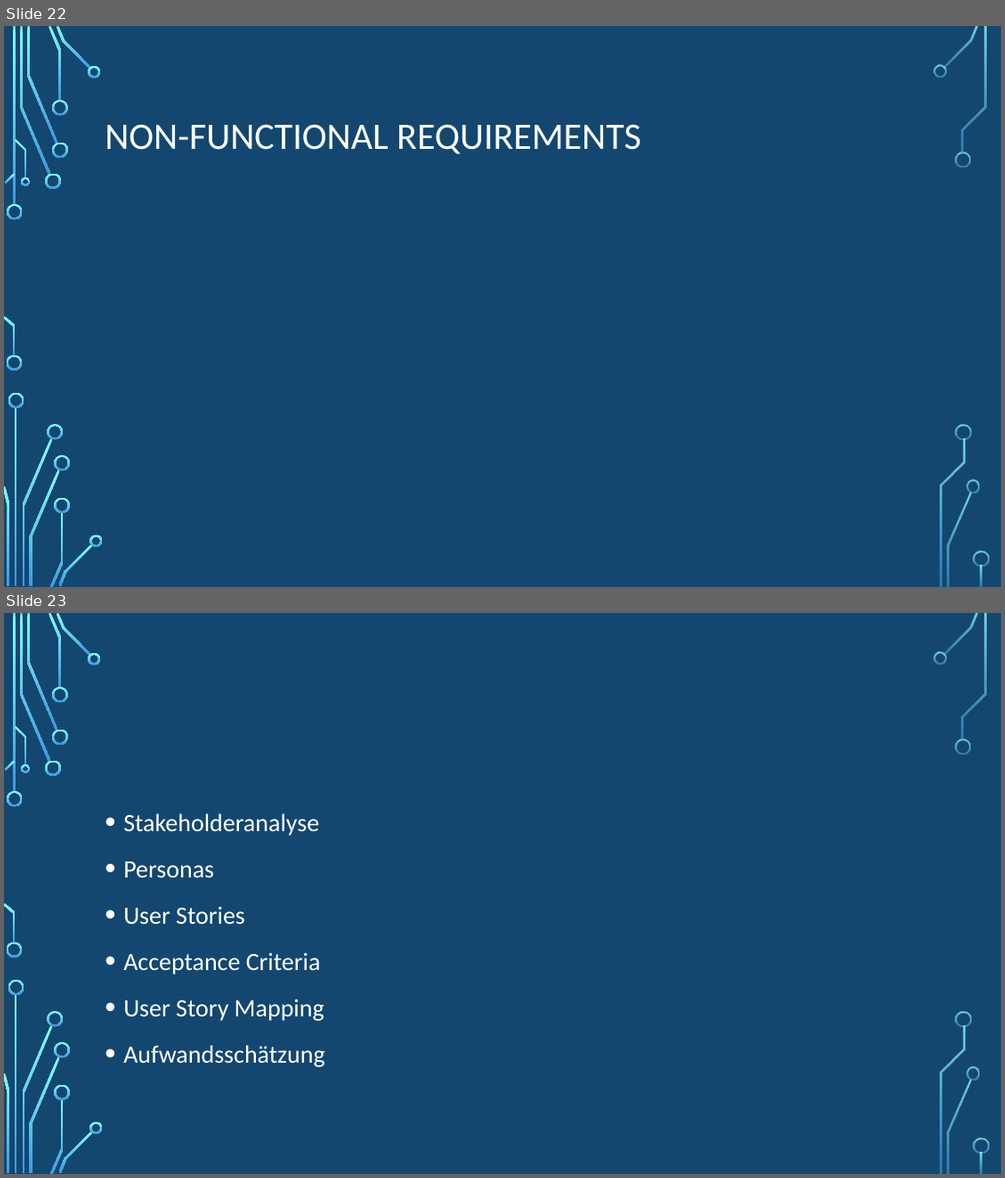
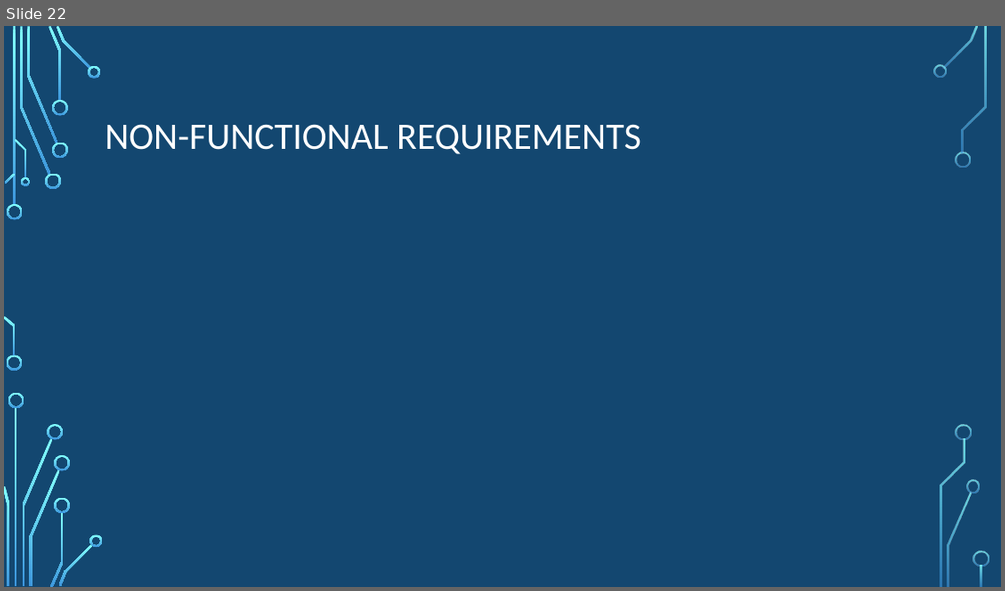
Before and after one commit to kevkre/SE2_Shisha-At-Home, a slide deck: Shisha-AT-Home.pptx. Shown one above the other, each under a label of ours: slides 22 and 23 before the commit, slide 22 after it. The pictures are 1005x1178 and 1005x591 pixels, drawn with LibreOffice and Linux fonts; fonts in the diff are those of the drawing; background and template pictures are left out. Boxes give left, top, right and bottom in pixels: in the first picture for what was removed or moved away, otherwise in the second. Text is boxed around its words. In the diff, an @@ line names an element or a change of style, - is before the commit and + after.

```diff
--- a/Shisha-AT-Home.pptx
+++ b/Shisha-AT-Home.pptx
@@ slide 23 removed at (4, 613, 1001, 1174), background picture (left out); not listed: 36 template elements that a slide beside it also shows @@
@@ text removed at (123, 813, 324, 1067) @@
-• Stakeholderanalyse
-• Personas
-• User Stories
-• Acceptance Criteria
-• User Story Mapping
-• Aufwandsschätzung
```
Also in this commit, not shown: 2 slides changed, 3 other files.
